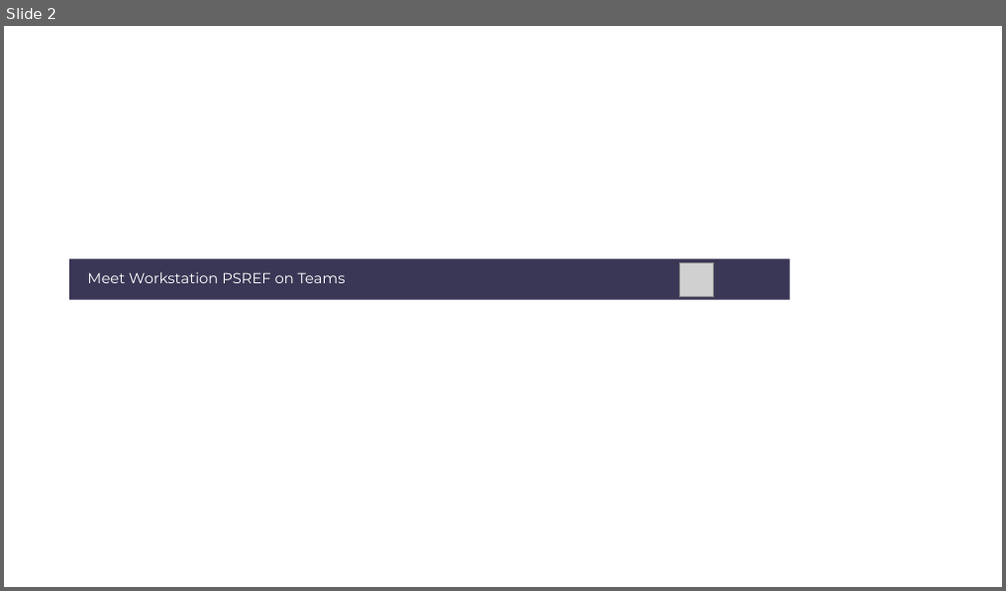
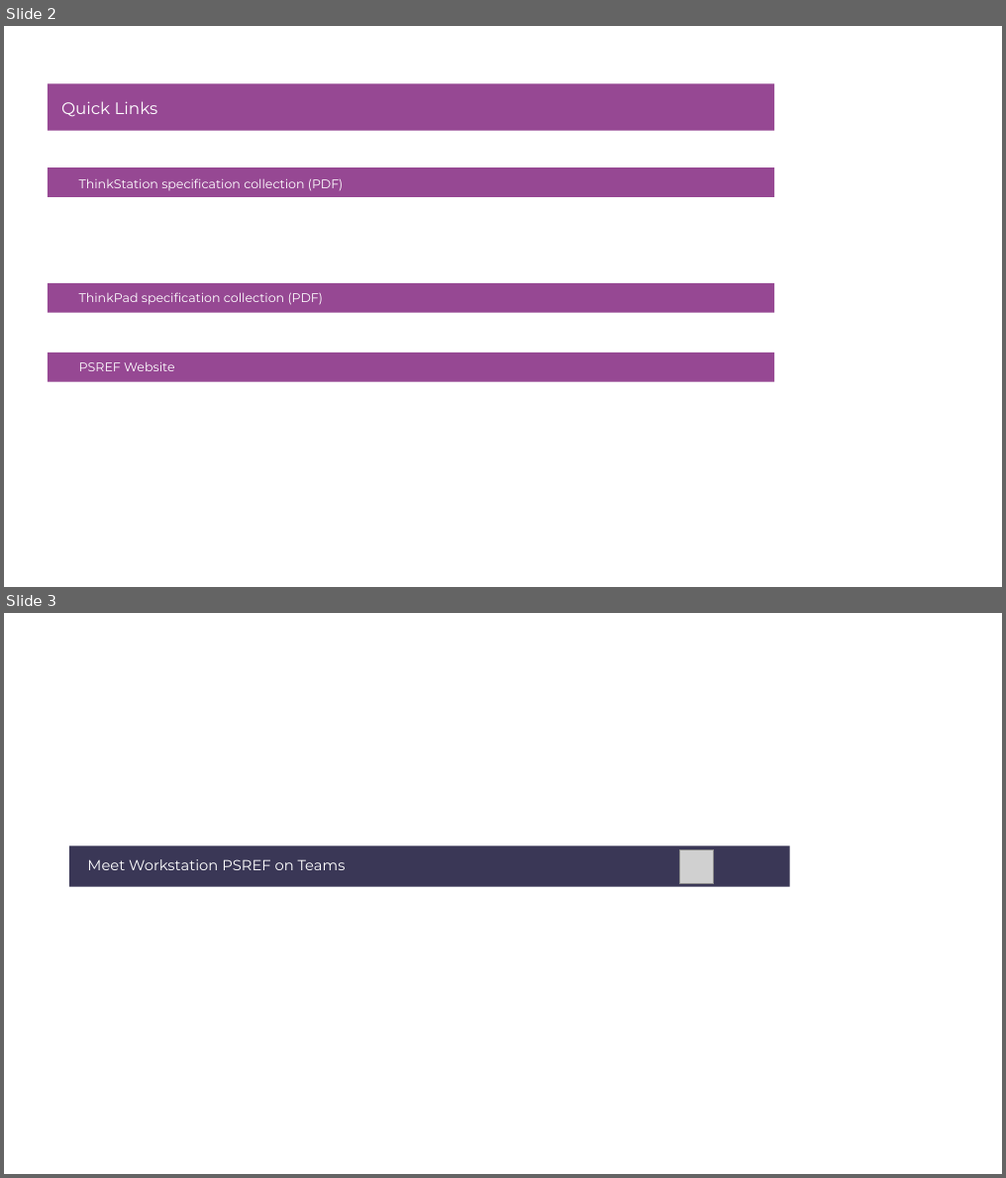
Before and after one commit to hou-yufeng/wspsref_newsletter, a slide deck: wspsref_newsletter.pptx. Shown one above the other, each under a label of ours: slide 2 before the commit, slides 2 and 3 after it. The pictures are 1006x591 and 1006x1178 pixels, drawn with LibreOffice and Linux fonts; fonts in the diff are those of the drawing; grey boxes stand for pictures. Boxes give left, top, right and bottom in pixels: in the first picture for what was removed or moved away, otherwise in the second. Text is boxed around its words. In the diff, an @@ line names an element or a change of style, - is before the commit and + after.

```diff
--- a/wspsref_newsletter.pptx
+++ b/wspsref_newsletter.pptx
@@ slide 2 added at bbox=[4, 26, 1002, 587], background #FFFFFF @@
@@ rectangle added at bbox=[48, 83, 774, 130], fill #964893 @@
@@ text added at bbox=[61, 101, 158, 117], 16 pt, text #FFFFFF @@
+Quick Links
@@ rectangle added at bbox=[48, 168, 774, 196], fill #964893 @@
@@ text added at bbox=[79, 178, 343, 191], 12 pt, text #FFFFFF @@
+ThinkStation specification collection (PDF)
@@ rectangle added at bbox=[48, 283, 774, 313], fill #964893 @@
@@ text added at bbox=[79, 292, 323, 305], 12 pt, text #FFFFFF @@
+ThinkPad specification collection (PDF)
@@ rectangle added at bbox=[48, 353, 774, 382], fill #964893 @@
@@ text added at bbox=[79, 362, 174, 372], 12 pt, text #FFFFFF @@
+PSREF Website
@@ what was slide 2 is now slide 3 @@
```
Also in this commit, not shown: 1 slide changed, 4 other files.
